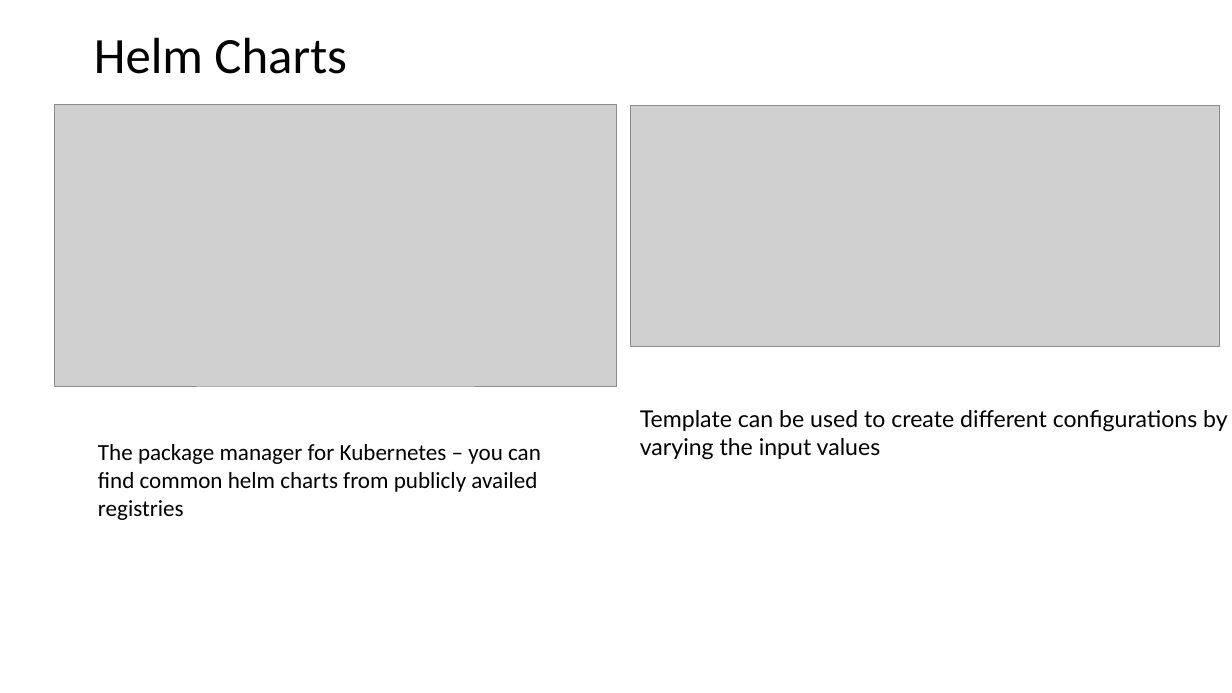
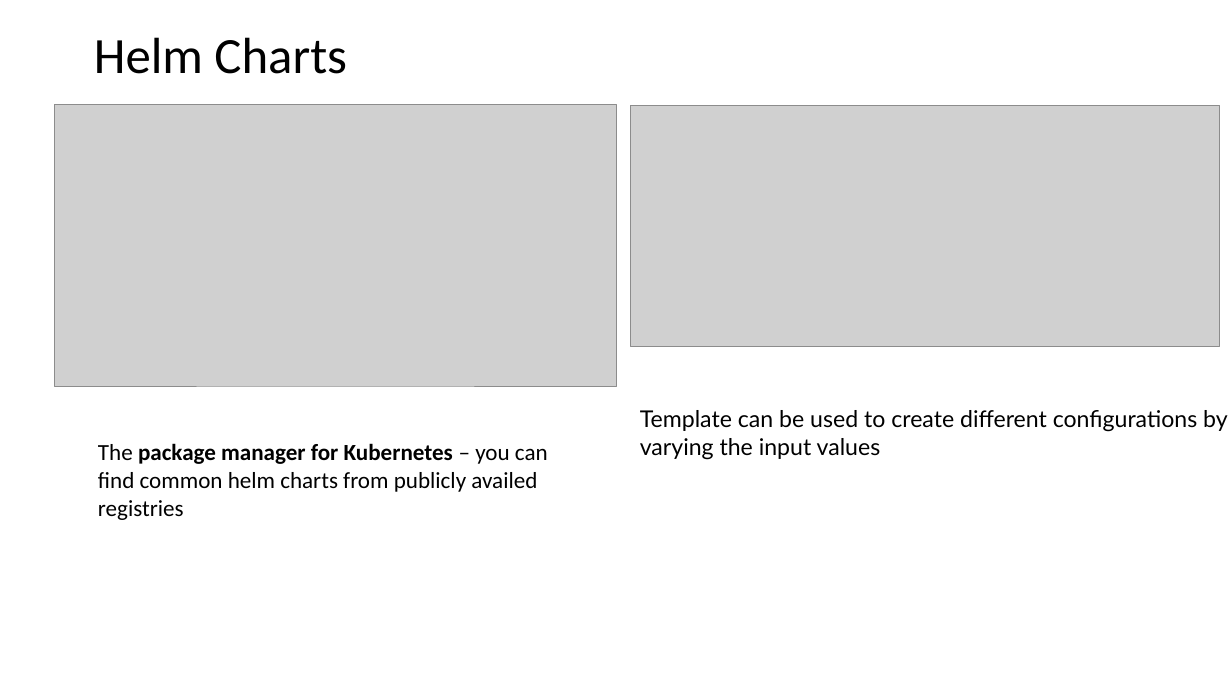
Before and after one commit to as6485/technology, a slide deck: slide 9 of Container Technologies.pptx. Drawn at 1232x693 pixels with LibreOffice and Linux fonts; fonts in the diff are those of the drawing; grey boxes stand for pictures. Boxes give left, top, right and bottom in pixels: in the first picture for what was removed or moved away, otherwise in the second. Text is boxed around its words. In the diff, an @@ line names an element or a change of style, - is before the commit and + after.

```diff
--- a/Container Technologies.pptx
+++ b/Container Technologies.pptx
@@ text "The package manager for Kubernetes ..." at (x1=98, y1=443, x2=548, y2=520): bold on in "package manager for Kubernetes" @@
```
Also in this commit, not shown: 6 slides added, 1 other file.
